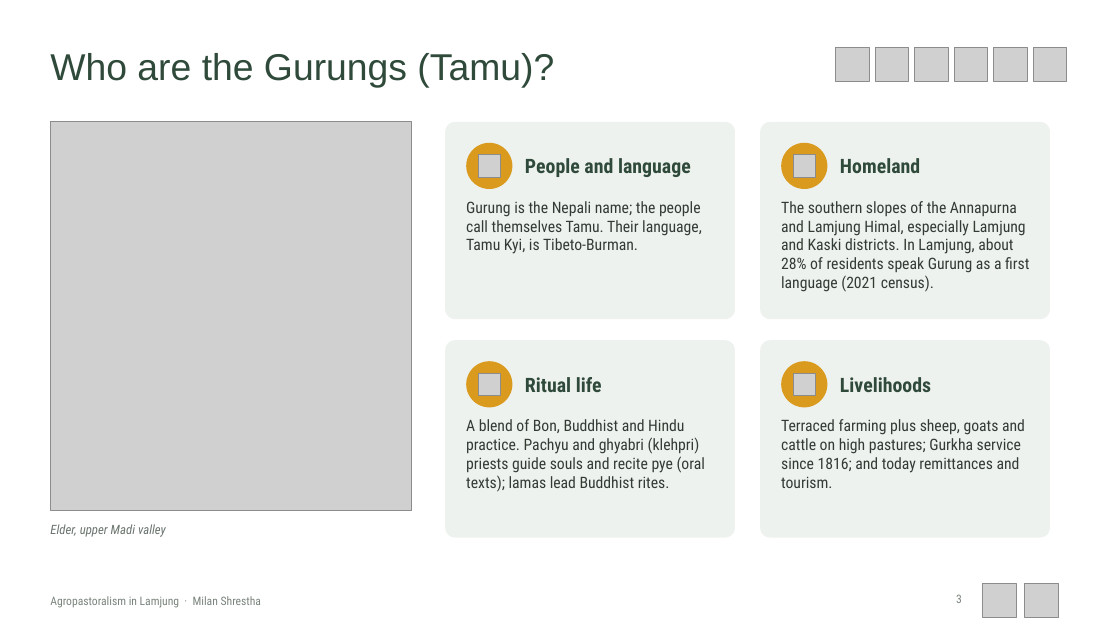
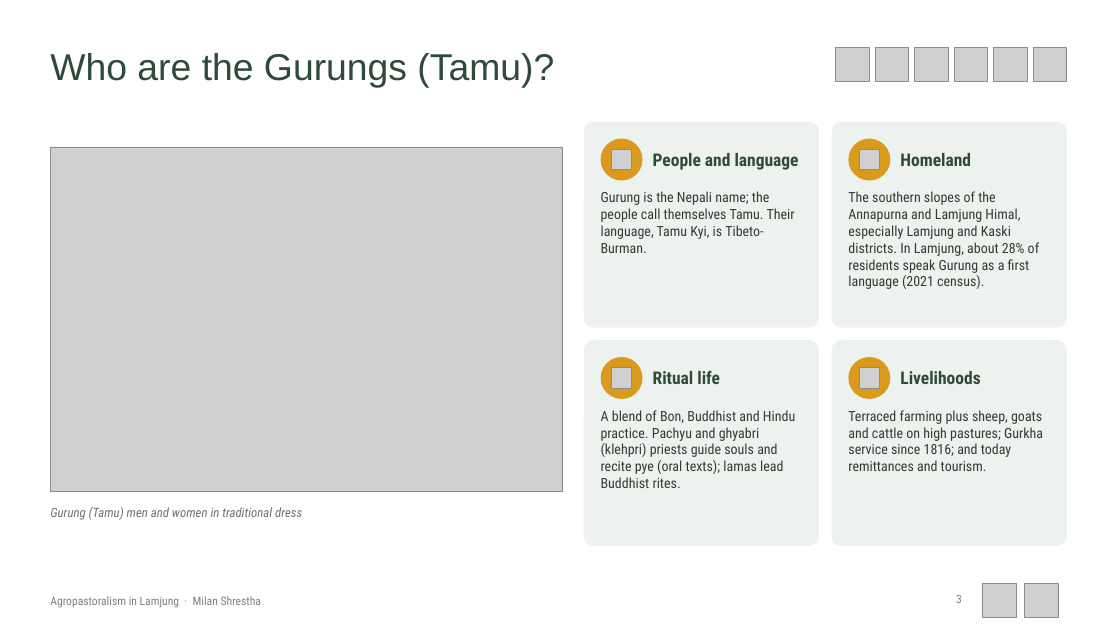
Before and after one commit to milanshrestha10/milanshrestha10.github.io, a slide deck: slide 3 of research/agropastoralism/Lamjung_Agropastoralism.pptx. Drawn at 1120x630 pixels with LibreOffice and Linux fonts; fonts in the diff are those of the drawing; grey boxes stand for pictures. Boxes give left, top, right and bottom in pixels: in the first picture for what was removed or moved away, otherwise in the second. Text is boxed around its words. In the diff, an @@ line names an element or a change of style, - is before the commit and + after.

```diff
--- a/research/agropastoralism/Lamjung_Agropastoralism.pptx
+++ b/research/agropastoralism/Lamjung_Agropastoralism.pptx
@@ picture resized from (x1=50, y1=122, x2=412, y2=511) to (x1=50, y1=147, x2=563, y2=492) @@
@@ rounded rectangle resized from (x1=445, y1=122, x2=735, y2=319) to (x1=584, y1=122, x2=819, y2=328) @@
@@ ellipse resized from (x1=466, y1=143, x2=513, y2=189) to (x1=601, y1=139, x2=643, y2=181) @@
@@ text "People and language" moved from (x1=525, y1=158, x2=691, y2=177) to (x1=653, y1=153, x2=799, y2=170) @@
@@ rounded rectangle resized from (x1=760, y1=122, x2=1050, y2=319) to (x1=832, y1=122, x2=1067, y2=328) @@
@@ ellipse resized from (x1=781, y1=143, x2=828, y2=189) to (x1=849, y1=139, x2=891, y2=181) @@
@@ text "Homeland" moved from (x1=840, y1=158, x2=920, y2=173) to (x1=900, y1=153, x2=971, y2=166) @@
@@ picture moved from (x1=478, y1=155, x2=500, y2=176) to (x1=612, y1=150, x2=632, y2=170) @@
@@ picture moved from (x1=793, y1=155, x2=815, y2=176) to (x1=860, y1=150, x2=880, y2=170) @@
@@ text "Gurung is the Nepali name; ..." moved from (x1=466, y1=201, x2=702, y2=254) to (x1=601, y1=191, x2=795, y2=253) @@
@@ text "The southern slopes of the ..." moved from (x1=781, y1=201, x2=1029, y2=292) to (x1=848, y1=191, x2=1039, y2=289) @@
@@ proportions changed in 4 elements at (x1=832, y1=122, x2=1067, y2=328), (x1=832, y1=340, x2=1067, y2=546), (x1=584, y1=122, x2=819, y2=328), (x1=584, y1=340, x2=819, y2=546) @@
@@ rounded rectangle resized from (x1=445, y1=340, x2=735, y2=538) to (x1=584, y1=340, x2=819, y2=546) @@
@@ ellipse resized from (x1=466, y1=361, x2=513, y2=408) to (x1=601, y1=357, x2=643, y2=399) @@
@@ size 17 to 15 pt in 4 elements at (x1=900, y1=153, x2=971, y2=166), (x1=900, y1=371, x2=980, y2=384), (x1=653, y1=153, x2=799, y2=170), (x1=653, y1=370, x2=720, y2=384) @@
@@ text "Ritual life" moved from (x1=525, y1=377, x2=602, y2=392) to (x1=653, y1=370, x2=720, y2=384) @@
@@ rounded rectangle resized from (x1=760, y1=340, x2=1050, y2=538) to (x1=832, y1=340, x2=1067, y2=546) @@
@@ ellipse resized from (x1=781, y1=361, x2=828, y2=408) to (x1=849, y1=357, x2=891, y2=399) @@
@@ text "Livelihoods" moved from (x1=840, y1=377, x2=931, y2=392) to (x1=900, y1=371, x2=980, y2=384) @@
@@ picture moved from (x1=478, y1=373, x2=500, y2=395) to (x1=612, y1=368, x2=632, y2=388) @@
@@ picture moved from (x1=793, y1=373, x2=815, y2=395) to (x1=860, y1=368, x2=880, y2=388) @@
@@ size 13.5 to 12 pt in 4 elements at (x1=848, y1=191, x2=1039, y2=289), (x1=848, y1=410, x2=1043, y2=471), (x1=601, y1=191, x2=795, y2=253), (x1=601, y1=410, x2=795, y2=488) @@
@@ text "A blend of Bon, Buddhist ..." moved from (x1=466, y1=419, x2=705, y2=492) to (x1=601, y1=410, x2=795, y2=488) @@
@@ text "Terraced farming plus sheep, goats ..." moved from (x1=781, y1=419, x2=1025, y2=488) to (x1=848, y1=410, x2=1043, y2=471) @@
@@ text at (x1=50, y1=507, x2=302, y2=520): text changed @@
-Elder, upper Madi valley
+Gurung (Tamu) men and women in traditional dress
```
Also in this commit, not shown: 1 other slide changed, 5 other files.
